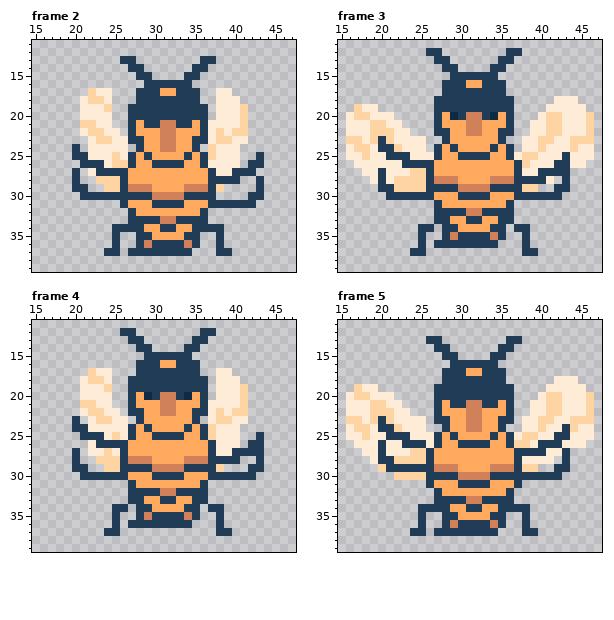
A pixel-art file gets an edit: src/Art/bee.aseprite. Above is the file before it was changed.
64x64 pixels, 8 frames. Shown: frame 2: x 15..47, y 11..39; frame 3: x 15..47, y 11..39; frame 4: x 15..47, y 11..39; frame 5: x 15..47, y 11..39. The commit also changed other frames, which this record leaves out.
The result:
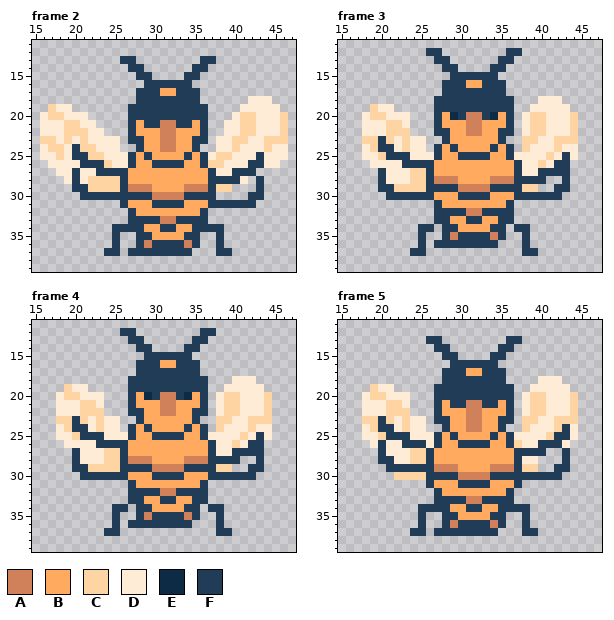
Palette (. is transparent): A #d08159  B #ffaa5e  C #ffd4a3  D #ffecd6  E #0d2b45  F #203c56
Message: master: Added bee move anim
The exact change:
Frame 2, layer "beewings":
y 17: x 22..24 CDD -> ...; x 38..39 DD -> ..
y 18: x 21..24 DCCD -> ....; x 38..40 DDD -> ...; x 42..44 ... -> DDD
y 19: x 17..19 ... -> CDD; x 21..24 DDDC -> ....; x 38..45 DDDC.... -> ...DDDDD
y 20: x 16..20 ..... -> DCCDD; x 22..24 DDD -> ...; x 38..39 DD -> ..; x 42..46 ..... -> CDDDC
y 21: x 16..24 .....CCDD -> DDDCCDD..; x 37..38 DD -> ..; x 42..46 ..... -> CDDDC
y 22: x 16..25 .....DCCDD -> DDDCCCDD..; x 37..38 DC -> ..; x 40 C -> D; x 42..46 ..... -> CDDDC
y 23: x 16..21 ...... -> CCDCDC; x 23..24 CC -> DD; x 26 D -> .; x 37..46 DCCDD..... -> .DDCCDDCCC
y 24: x 16..19 .... -> DCCD; x 21..22 .D -> CC; x 26 D -> .; x 37 C -> .; x 40..46 D...... -> CDDDCDD
y 25: x 16..19 .... -> DDCD; x 22..23 DD -> CC; x 25 C -> D; x 37..39 CDD -> DCC; x 41..42 .. -> DD; x 44..46 ... -> DDD
y 26: x 17..20 .... -> DDDD; x 24..26 DCC -> CDD; x 37..38 DD -> CC; x 41 . -> D; x 44..45 .. -> DD
y 27: x 18..19 .. -> DD; x 21 . -> D
y 28: x 19 . -> D; x 21..22 .. -> DC; x 41 . -> D
y 29: x 22..23 .. -> CC; x 39 . -> C
Frame 3, layer "beewings":
y 18: x 40..41 .. -> DD; x 43..44 DD -> ..
y 19: x 17..21 CDD.. -> ..CDD; x 39..40 .. -> DD; x 44..45 DD -> ..
y 20: x 16..20 DCCDD -> ..DCC; x 22..23 .. -> DD; x 38..42 ..DCC -> DCCDD; x 44..46 DDC -> C..
y 21: x 16..17 DD -> ..; x 19..23 CCDD. -> DDCCD; x 38..42 .DDCC -> DCCDD; x 44..46 DDC -> C..
y 22: x 16..17 DD -> ..; x 19..20 CC -> DD; x 22..23 DD -> CC; x 38..42 .DDCC -> DCCDD; x 44..46 DDC -> C..
y 23: x 16..18 CCD -> ..C; x 23 D -> C; x 38..43 DDCCDD -> CCDDCC; x 45..46 CC -> ..
y 24: x 16..19 DCCD -> ..DC; x 22..23 CD -> DC; x 38 D -> C; x 40 C -> D; x 42 D -> C; x 44..46 CDD -> D..
y 25: x 16..18 DDC -> ..D; x 20 D -> C; x 38..39 CC -> DD; x 41 D -> C; x 45..46 DD -> ..
y 26: x 17..18 DD -> ..; x 38 C -> D; x 40 D -> C; x 44..45 DD -> ..
y 27: x 18..19 DD -> ..
y 28: x 19 D -> .; x 22..23 CC -> DD; x 41 D -> .
Frame 4, layer "beewings":
y 17: x 22..24 CDD -> ...; x 38..39 DD -> ..
y 18: x 21..24 DCCD -> ....; x 38..39 DD -> ..; x 41..42 .. -> DD
y 19: x 19..20 .. -> CD; x 22..24 DDC -> ...; x 38 D -> .; x 41..43 C.. -> DDD
y 20: x 18..20 ... -> DCC; x 24 D -> .; x 39..44 DDC... -> CCDDDC
y 21: x 18..20 ... -> DDD; x 24 D -> .; x 37 D -> .; x 39..44 DDC... -> CCDDDC
y 22: x 18..21 ...D -> DDDC; x 24..25 DD -> ..; x 37..39 DCD -> .DC; x 41..44 C... -> DDDC
y 23: x 18..19 .. -> CC; x 21 . -> C; x 24 C -> D; x 26 D -> .; x 37 D -> .; x 42..44 ... -> CCC
y 24: x 18..19 .. -> DC; x 23 D -> C; x 26 D -> .; x 37..38 CD -> .C; x 41..44 .... -> DCDD
y 25: x 18..20 ... -> DDC; x 25 C -> D; x 37 C -> D; x 41..42 .. -> CD; x 44 . -> D
y 26: x 19..21 ... -> DDD; x 40..41 D. -> CD
y 27: x 21 . -> D; x 25 D -> C
y 28: x 21..23 ..C -> DDD
y 29: x 22..23 .. -> CC; x 39 . -> C
Frame 5, layer "beewings":
y 18: x 40..41 .. -> DD; x 43..44 DD -> ..
y 19: x 17..21 CDD.. -> ..CDD; x 39..40 .. -> DD; x 44..45 DD -> ..
y 20: x 16..20 DCCDD -> ..DCC; x 22..23 .. -> DD; x 38..42 ..DCC -> DCCDD; x 44..46 DDC -> C..
y 21: x 16..17 DD -> ..; x 19..23 CCDD. -> DDCCD; x 38..42 .DDCC -> DCCDD; x 44..46 DDC -> C..
y 22: x 16..17 DD -> ..; x 19..20 CC -> DD; x 22..23 DD -> CC; x 38..42 .DDCC -> DCCDD; x 44..46 DDC -> C..
y 23: x 16..18 CCD -> ..C; x 23 D -> C; x 38..43 DDCCDD -> CCDDCC; x 45..46 CC -> ..
y 24: x 16..19 DCCD -> ..DC; x 22..23 CD -> DC; x 38 D -> C; x 40 C -> D; x 42 D -> C; x 44..46 CDD -> D..
y 25: x 16..18 DDC -> ..D; x 20 D -> C; x 38..39 CC -> DD; x 41 D -> C; x 45..46 DD -> ..
y 26: x 17..18 DD -> ..; x 38 C -> D; x 44..45 DD -> ..
y 27: x 18..19 DD -> ..; x 41..42 DD -> ..
y 28: x 19 D -> .; x 22..23 CC -> DD; x 40..41 DD -> ..
y 29: x 20 C -> .
Boxes around the changes in both pictures, in picture pixels (x1, y1, x2, y2):
changed: (40, 88, 128, 192)
changed: (208, 88, 288, 192)
changed: (522, 96, 594, 184)
changed: (346, 104, 410, 184)
changed: (56, 368, 128, 472)
changed: (208, 368, 272, 472)
changed: (522, 376, 594, 464)
changed: (346, 384, 410, 472)
